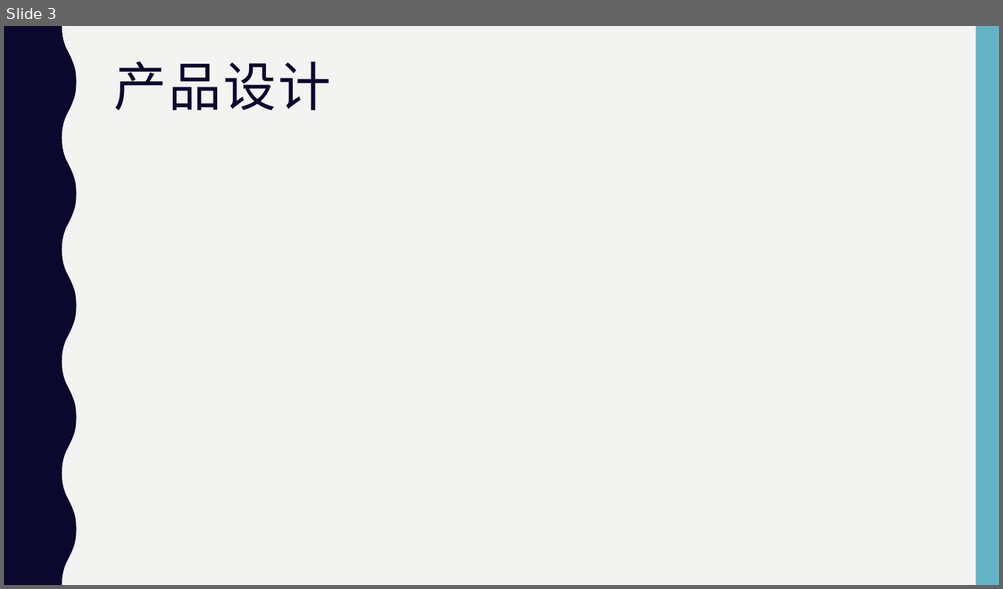
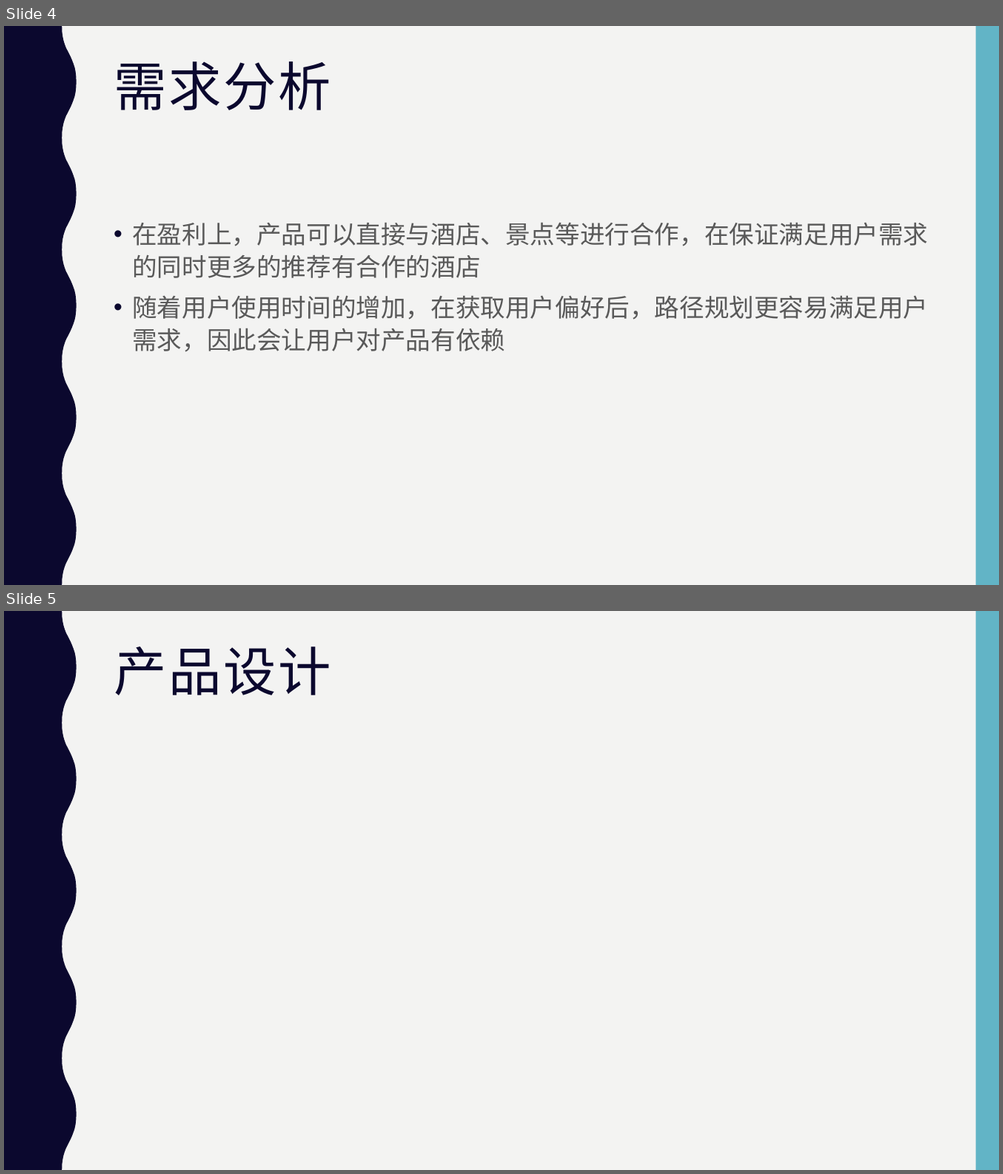
Before and after one commit to jhxlglxptsb/recommend, a slide deck: 课程设计报告.pptx. Shown one above the other, each under a label of ours: slide 3 before the commit, slides 4 and 5 after it. The pictures are 1003x589 and 1003x1174 pixels, drawn with LibreOffice and Linux fonts; fonts in the diff are those of the drawing. Boxes give left, top, right and bottom in pixels: in the first picture for what was removed or moved away, otherwise in the second. Text is boxed around its words. In the diff, an @@ line names an element or a change of style, - is before the commit and + after.

Commit message:
PPT写了需求部分

```diff
--- a/课程设计报告.pptx
+++ b/课程设计报告.pptx
@@ slide 4 added at (x1=4, y1=26, x2=999, y2=585), background #F3F3F2; not listed: 2 template elements that a slide beside it also shows @@
@@ title added at (x1=114, y1=62, x2=331, y2=110), 51 pt, text #0B082E @@
+需求分析
@@ text added at (x1=132, y1=222, x2=928, y2=352), 24 pt, text #595959 @@
+• 在盈利上，产品可以直接与酒店、景点等进行合作，在保证满足用户需求的同时更多的推荐有合作的酒店
+• 随着用户使用时间的增加，在获取用户偏好后，路径规划更容易满足用户需求，因此会让用户对产品有依赖
@@ what was slide 3 is now slide 5 @@
```
Also in this commit, not shown: 2 slides changed, 1 other slide added, 1 slide removed.
